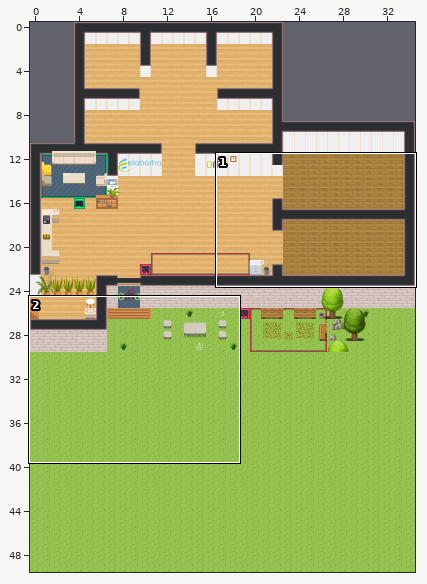
One commit to this Tiled map (JSON): map3.tmj. Above: a wide view before the commit, with the close-up outlined.
Close-up. The starting point:
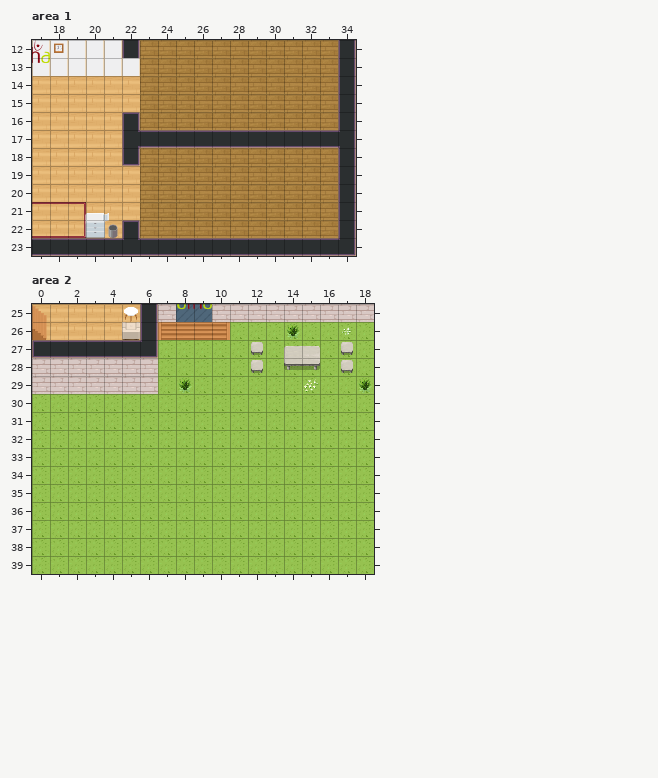
Cells are 32x32 px. Shown: area 1 x 17..34, y 12..23; area 2 x 0..18, y 25..39. The commit also changed other parts of the map, which this record leaves out.
And afterwards:
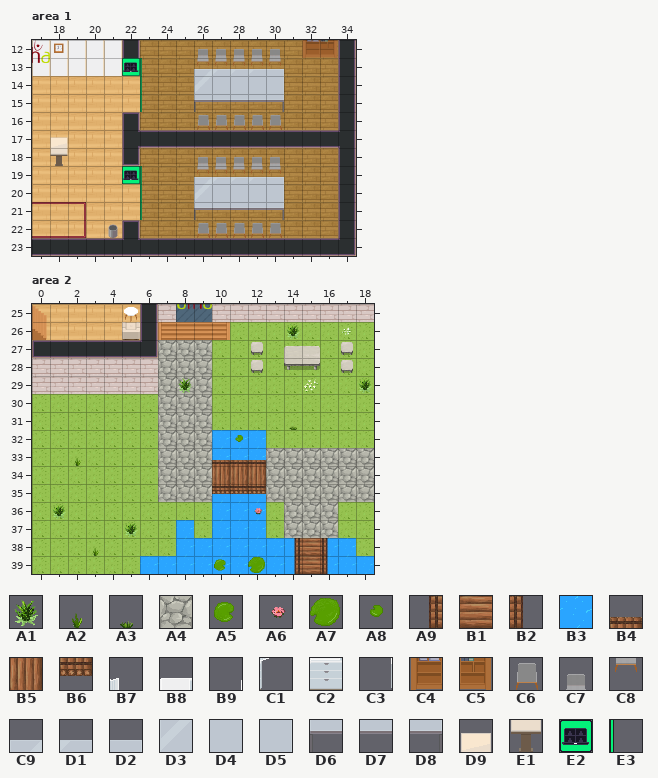
Key: from "WA_Exterior": A1 506, A2 508, A3 509, A4 650, A5 656, A6 660, A7 681, A8 683, A9 732, B1 733, B2 734, B3 742, B4 783, B5 808, B6 833; from "WA_Miscellaneous": B7 26 flipped left-right, B8 27 flipped left-right, B9 28 flipped left-right, C1 36 flipped left-right, C2 37 flipped left-right, C3 38 flipped left-right; from "WA_Other_Furniture": C4 24, C5 25; from "WA_Seats": C6 118, C7 125, C8 138; from "WA_Tables": C9 5, D1 6, D2 7, D3 15, D4 16, D5 17, D6 25, D7 26, D8 27, D9 42, E1 52; from "WA_User_Interface": E2 21, E3 167.
__ is an empty cell.
Tiles of an added or newly shown layer are drawn over the layers below it.
Commit message: Ajout de nos éléments de bureaux/réunions
From old to new:
Layer "furniture/Pièce principale", area 1:
y 18: x 18 __ -> E1
y 22: x 19..21 C3 C2 C1 -> __ __ __
Layer "Salles de réunions/Réunions" (added), area 1:
y 12: x 26..30 __ __ __ __ __ -> C7 C7 C7 C7 C7; x 32..33 __ __ -> C4 C5
y 13: x 22..23 __ __ -> E2 E3; x 26..30 __ __ __ __ __ -> C8 C8 C8 C8 C8
y 14: x 23 __ -> E3; x 26..30 __ __ __ __ __ -> D3 D4 D4 D4 D5
y 15: x 23 __ -> E3; x 26..30 __ __ __ __ __ -> D6 D7 D7 D7 D8
y 16: x 26..30 __ __ __ __ __ -> C6 C6 C6 C6 C6
y 18: x 26..30 __ __ __ __ __ -> C7 C7 C7 C7 C7
y 19: x 22..23 __ __ -> E2 E3; x 26..30 __ __ __ __ __ -> C8 C8 C8 C8 C8
y 20: x 23 __ -> E3; x 26..30 __ __ __ __ __ -> D3 D4 D4 D4 D5
y 21: x 23 __ -> E3; x 26..30 __ __ __ __ __ -> D6 D7 D7 D7 D8
y 22: x 26..30 __ __ __ __ __ -> C6 C6 C6 C6 C6
Layer "Par dessus personnages/Salles de réunion" (added), area 1:
y 13: x 26..30 __ __ __ __ __ -> C9 D1 D1 D1 D2
y 19: x 26..30 __ __ __ __ __ -> C9 D1 D1 D1 D2
Layer "Par dessus personnages/Pièce principale", area 1:
y 17: x 18 __ -> D9
y 21: x 19..21 B9 B8 B7 -> __ __ __
Layer "SOL/Marre" (added), area 2:
y 32..33: x 10..12 __ __ __ -> B3 B3 B3
y 35..36: x 10..12 __ __ __ -> B3 B3 B3
y 37: x 8 __ -> B3; x 10..12 __ __ __ -> B3 B3 B3
y 38: x 8..14 __ __ __ __ __ __ __ -> B3 B3 B3 B3 B3 B3 B3; x 16..17 __ __ -> B3 B3
y 39: x 6..14 __ __ __ __ __ __ __ __ __ -> B3 B3 B3 B3 B3 B3 B3 B3 B3; x 16..18 __ __ __ -> B3 B3 B3
Layer "SOL/Surcouche marre et sol extérie" (added), area 2:
y 27..31: x 7..9 __ __ __ -> A4 A4 A4
y 32: x 7..9 __ __ __ -> A4 A4 A4; x 11 __ -> A8
y 33: x 7..18 __ __ __ __ __ __ __ __ __ __ __ __ -> A4 A4 A4 B4 B4 B4 A4 A4 A4 A4 A4 A4
y 34: x 7..18 __ __ __ __ __ __ __ __ __ __ __ __ -> A4 A4 A4 B5 B5 B5 A4 A4 A4 A4 A4 A4
y 35: x 7..18 __ __ __ __ __ __ __ __ __ __ __ __ -> A4 A4 A4 B6 B6 B6 A4 A4 A4 A4 A4 A4
y 36: x 12 __ -> A6; x 14..16 __ __ __ -> A4 A4 A4
y 37: x 14..16 __ __ __ -> A4 A4 A4
y 38: x 14..16 __ __ __ -> A9 B1 B2
y 39: x 10 __ -> A5; x 12 __ -> A7; x 14..16 __ __ __ -> A9 B1 B2
Layer "Par dessus personnages/Extérieur" (added), area 2:
y 31: x 14 __ -> A3
y 33: x 2 __ -> A2
y 36: x 1 __ -> A1
y 37: x 5 __ -> A1
y 38: x 3 __ -> A2
